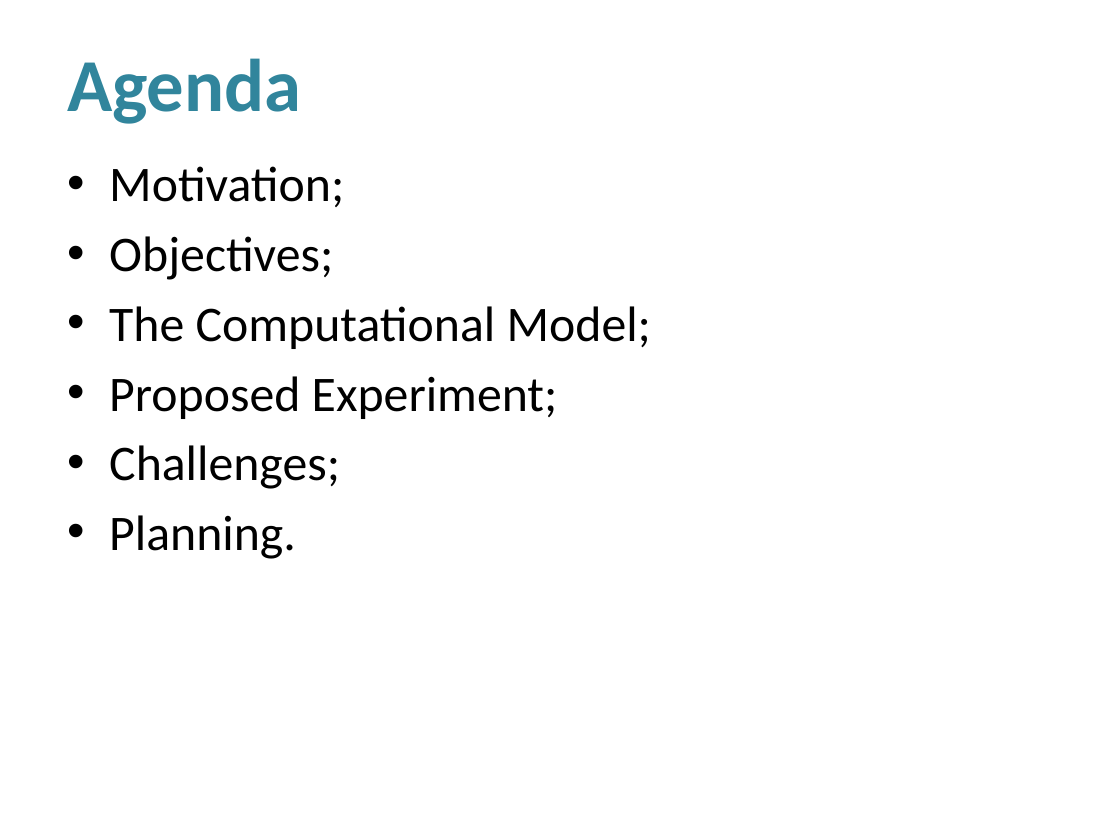
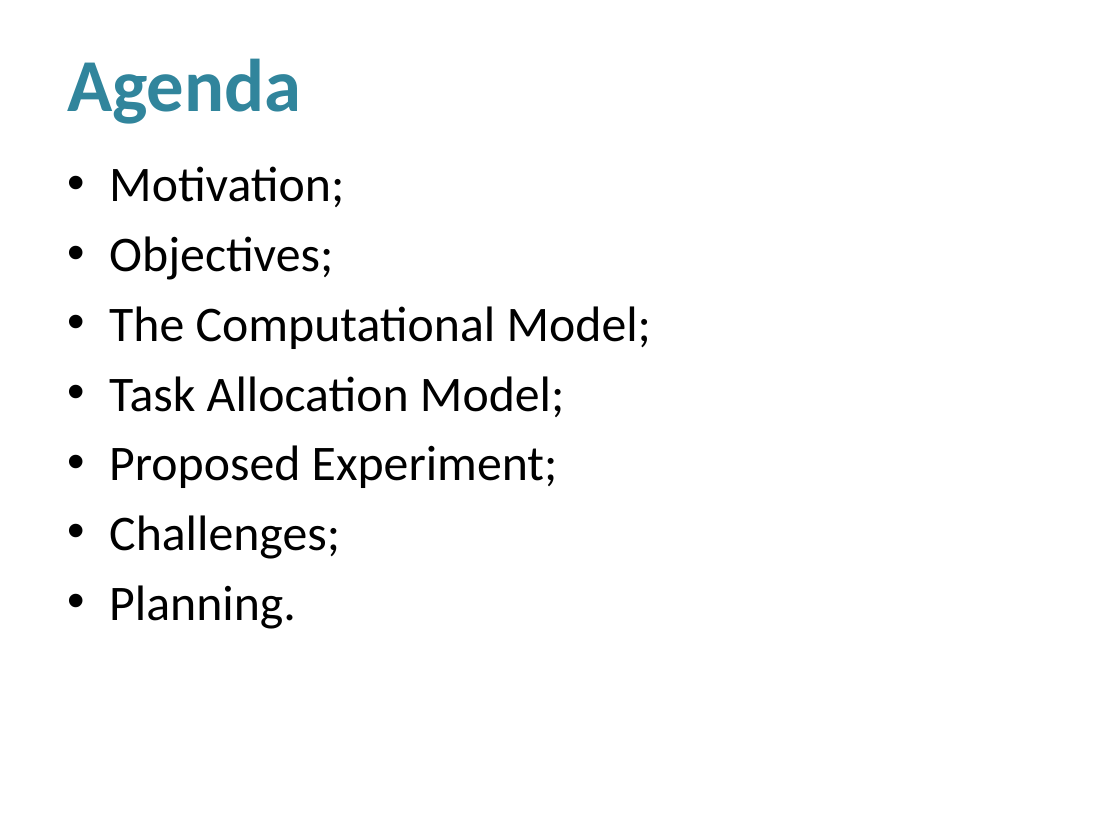
Before and after one commit to luiz-filipe/msc-project, a slide deck: slide 2 of presentation-june/Presentation.pptx. Drawn at 1120x840 pixels with LibreOffice and Linux fonts; fonts in the diff are those of the drawing; background and template pictures are left out. Boxes give left, top, right and bottom in pixels: in the first picture for what was removed or moved away, otherwise in the second. Text is boxed around its words. In the diff, an @@ line names an element or a change of style, - is before the commit and + after.

```diff
--- a/presentation-june/Presentation.pptx
+++ b/presentation-june/Presentation.pptx
@@ text at (x1=109, y1=376, x2=564, y2=417): paragraph added @@
+• Task Allocation Model;
```
Also in this commit, not shown: 1 slide added, 3 other files.
